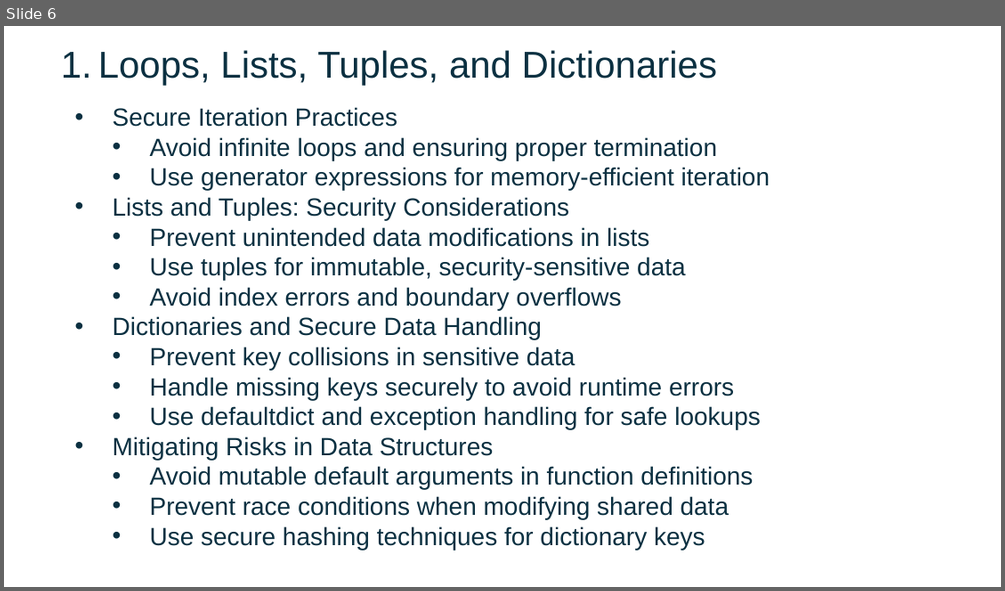
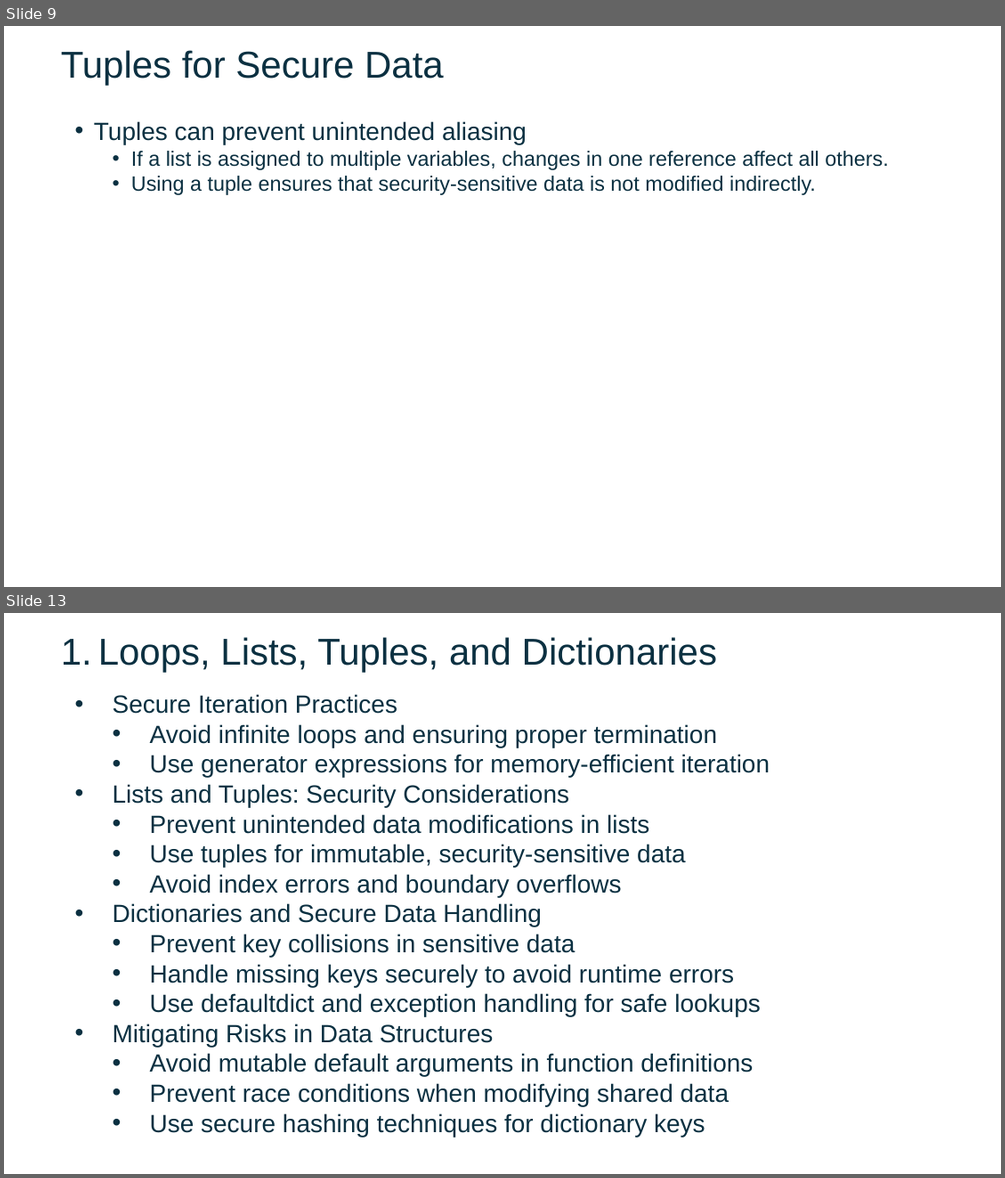
Before and after one commit to FSCJ-FacultyDev/SWC-Columbus-2025, a slide deck: Slides-Day2.pptx. Shown one above the other, each under a label of ours: slide 6 before the commit, slides 9 and 13 after it; the slides between them are not shown. The pictures are 1005x591 and 1005x1178 pixels, drawn with LibreOffice and Linux fonts; fonts in the diff are those of the drawing; background and template pictures are left out. Boxes give left, top, right and bottom in pixels: in the first picture for what was removed or moved away, otherwise in the second. Text is boxed around its words. In the diff, an @@ line names an element or a change of style, - is before the commit and + after.

```diff
--- a/Slides-Day2.pptx
+++ b/Slides-Day2.pptx
@@ slide 9 added at (x1=4, y1=26, x2=1001, y2=587), background picture (left out) @@
@@ text added at (x1=61, y1=50, x2=444, y2=86), 36 pt, text #0B3041 @@
+Tuples for Secure Data
@@ text added at (x1=94, y1=121, x2=888, y2=195), 20 pt, text #0B3041 @@
+• Tuples can prevent unintended aliasing
+• If a list is assigned to multiple variables, changes in one reference affect all others.
+• Using a tuple ensures that security-sensitive data is not modified indirectly.
@@ what was slide 6 is now slide 13 @@
```
Also in this commit, not shown: 5 slides changed, 6 other slides added.
